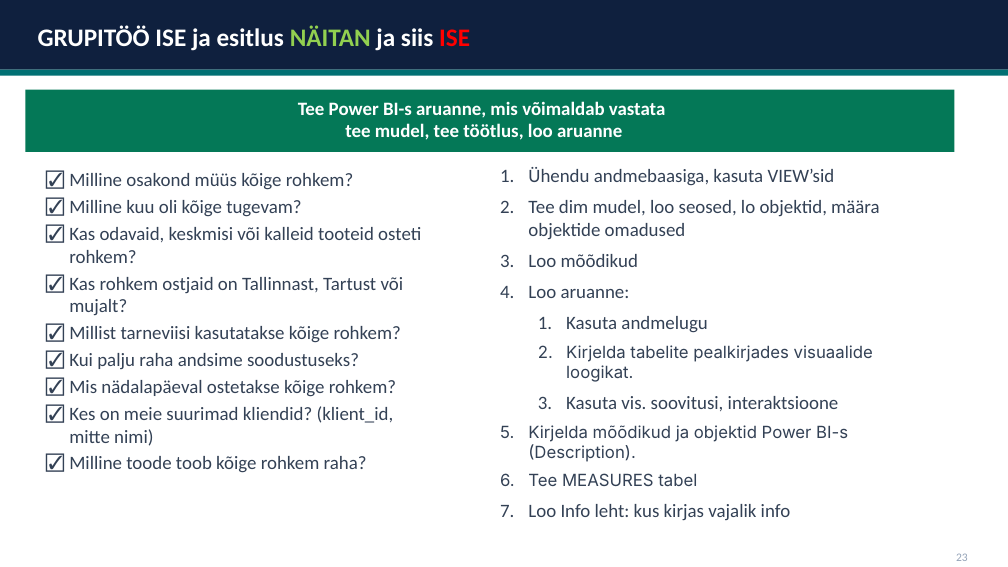
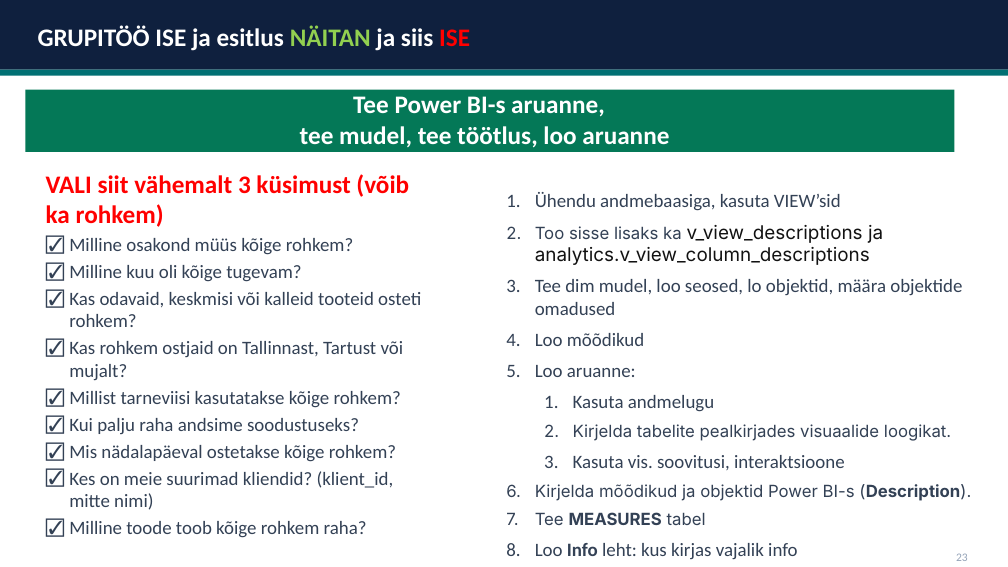
Before and after one commit to emilieabel/andmetarkus, a slide deck: slide 28 of Materjalid/Day10 Andmekaitse/10-paev-andmetarkus-esitlus.pptx. Drawn at 1008x567 pixels with LibreOffice and Linux fonts; fonts in the diff are those of the drawing. Boxes give left, top, right and bottom in pixels: in the first picture for what was removed or moved away, otherwise in the second. Text is boxed around its words. In the diff, an @@ line names an element or a change of style, - is before the commit and + after.

```diff
--- a/Materjalid/Day10 Andmekaitse/10-paev-andmetarkus-esitlus.pptx
+++ b/Materjalid/Day10 Andmekaitse/10-paev-andmetarkus-esitlus.pptx
@@ text at [353,96,605,117]: text changed; size 18 to 24 pt @@
-Tee Power BI-s aruanne, mis võimaldab vastata
+Tee Power BI-s aruanne,
@@ text at [300,126,669,148]: size 18 to 24 pt in "tee mudel, tee töötlus, loo aruanne" @@
@@ text at [46,174,409,227]: paragraph added @@
+VALI siit vähemalt 3 küsimust (võib ka rohkem)
@@ text "Ühendu andmebaasiga, kasuta VIEW’sid": place and size @@
-text "Ühendu andmebaasiga, kasuta VIEW’sid" at [528,167,879,521]
+text "Ühendu andmebaasiga, kasuta VIEW’sid" at [535,192,971,560]
@@ text at [535,225,883,265]: paragraph added @@
+2. Too sisse lisaks ka v_view_descriptions ja analytics.v_view_column_descriptions
@@ text at [535,484,971,560]: bold on in "(Description).", "MEASURES", "Info" @@
```
Also in this commit, not shown: 12 other slides changed, 1 slide added, 1 slide removed, 1 other file.
